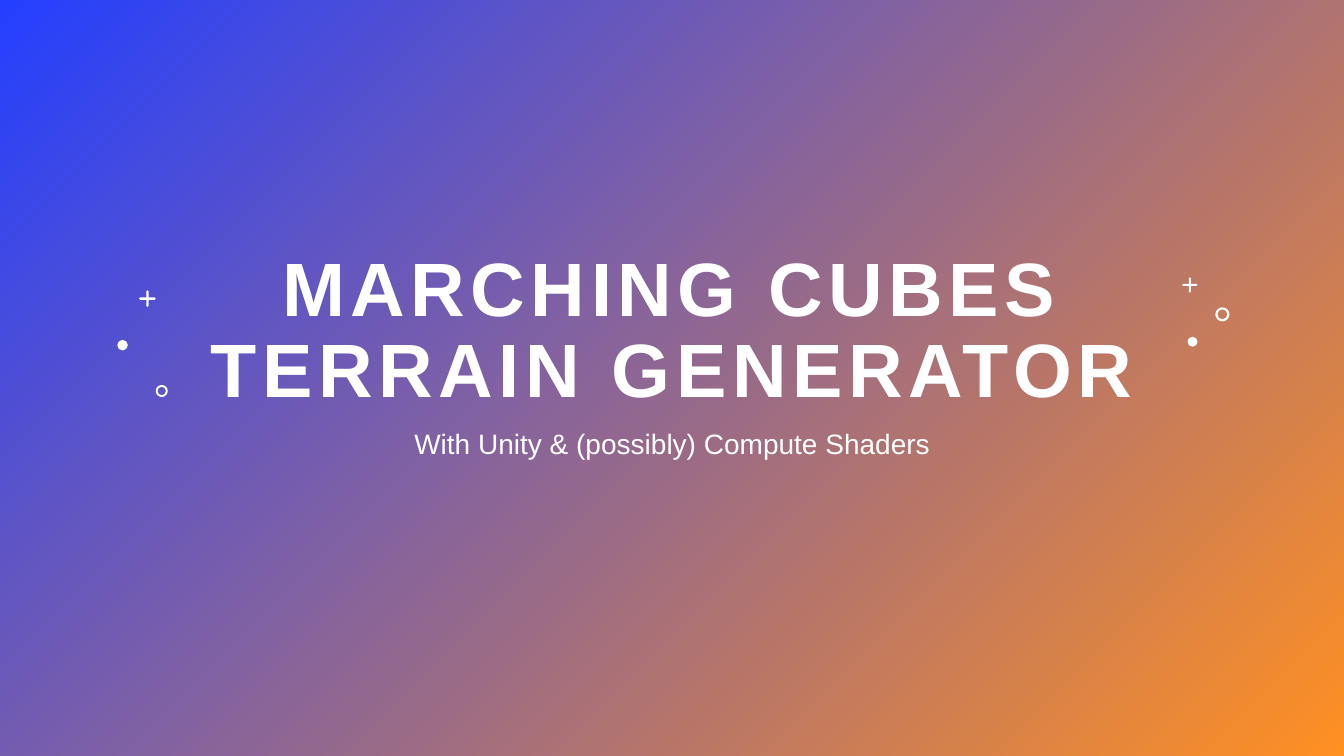
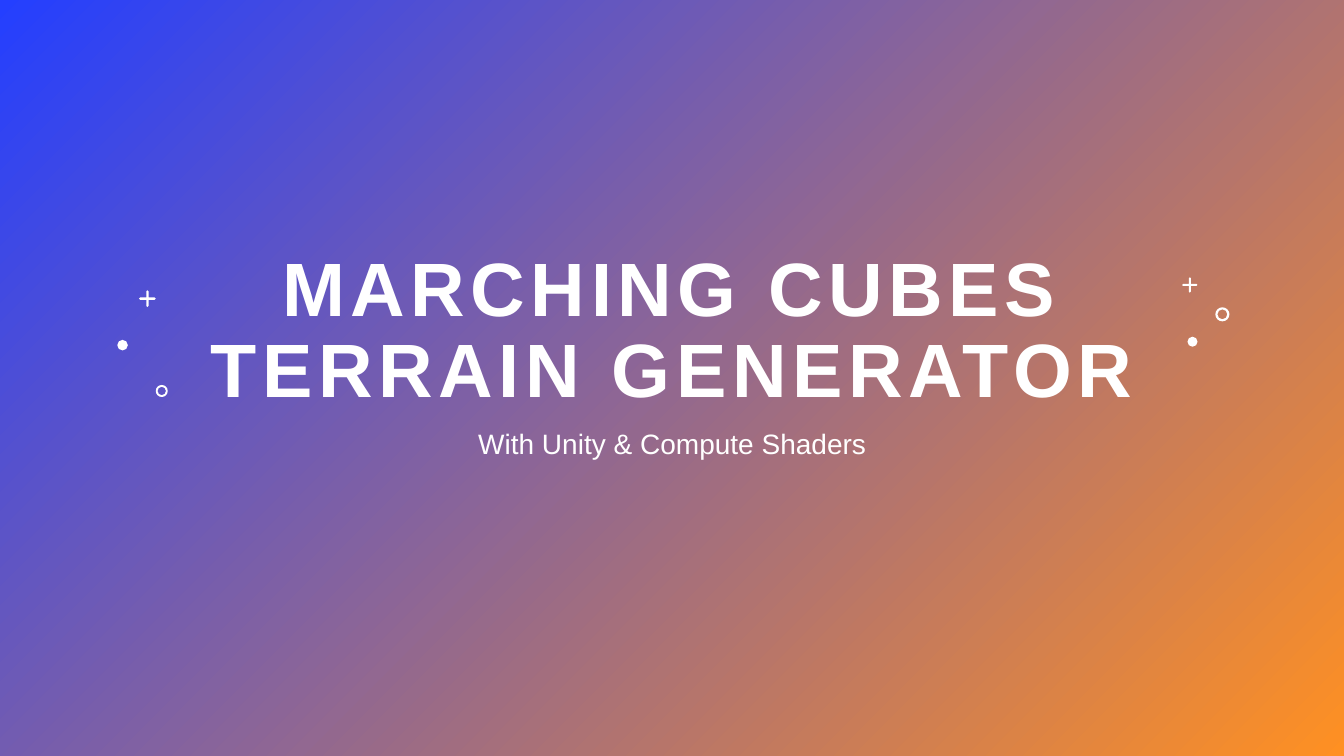
Before and after one commit to je-lehmann/cg_terrain_generator, a slide deck: slide 2 of Computergrafik Praktikum.pptx. Drawn at 1344x756 pixels with LibreOffice and Linux fonts; fonts in the diff are those of the drawing. Boxes give left, top, right and bottom in pixels: in the first picture for what was removed or moved away, otherwise in the second. Text is boxed around its words. In the diff, an @@ line names an element or a change of style, - is before the commit and + after.

```diff
--- a/Computergrafik Praktikum.pptx
+++ b/Computergrafik Praktikum.pptx
@@ subtitle at box(478, 433, 866, 459): text changed @@
-With Unity & (possibly) Compute Shaders
+With Unity & Compute Shaders
```
Also in this commit, not shown: 1 other slide changed, 1 slide added.
